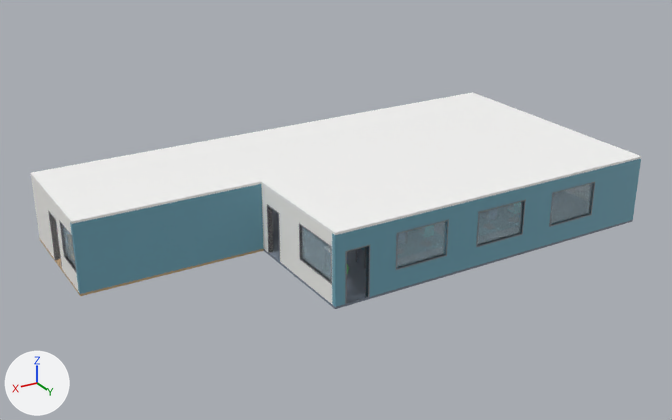
The glTF model compose/demo_floor.glb: old version first, new version second.
Camera for both pictures: a camera (50 mm lens) standing at (32.0, 38.73, 17.37) and looking at (12.37, 6.02, 1.01). The axes (+X, +Y, +Z) are drawn at lower left. The lights are the same throughout. The picture after the commit comes second. Where no turn or scale is listed for an object, it has been applied to the vertices.

Script lines for the objects in view, before the commit:
```python
me_ceiling_001 = bpy.data.meshes.new('Ceiling.001')
me_ceiling_001.from_pydata(...)  # a box spanning x 0.0..8.0, y 0.0..6.0, z 3.0..3.1
me_ceiling_001.materials.append(mat_ceiling_001)  # white #fafaf9
me_frames_n = bpy.data.meshes.new('Frames_N')
me_frames_n.from_pydata(...)  # 132 vertices, 216 faces; spans x 2.75..15.55, y 11.79..12.01, z 0.0..2.45
# faces by material slot: [180, 36]
me_frames_n.materials.append(mat_frame)  # grey #898b90
me_frames_n.materials.append(mat_glass)  # blue #cbe7f3
me_wall_e = bpy.data.meshes.new('Wall_E')
me_wall_e.from_pydata(...)  # 58 vertices, 108 faces; spans x 15.8..16.0, y 0.2..11.8, z 0.0..3.0
me_wall_e.materials.append(mat_wall)  # white #f7f6f2
ob_t00_frames_n = bpy.data.objects.new('T00_Frames_N', me_frames_n)
ob_t00_frames_n.location = (0.0, 0.0, 0.0)
ob_t00_wall_e = bpy.data.objects.new('T00_Wall_E', me_wall_e)
ob_t00_wall_e.location = (0.0, 0.0, 0.0)
ob_t01_ceiling = bpy.data.objects.new('T01_Ceiling', me_ceiling_001)
ob_t01_ceiling.location = (16.0, 0.0, 0.0)
# also in view: 'T00_Frames_E' at (15.9, 6.75, 1.23); 'T00_Wall_N' at (8.0, 11.9, 1.5); 'T01_Wall_N' at (20.0, 5.9, 1.5); 'T00_Ceiling' at (8.0, 6.0, 3.05); 'T00_Floor' at (8.0, 6.0, -0.05)
```
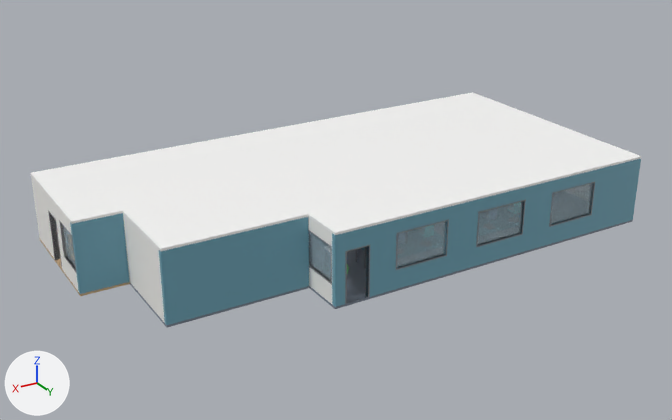
Pixel boxes (x1, y1, x2, y2) of what changed, in the pictures (672 x 420 px):
'T02_Wall_N', added (cyan): after (159, 217, 309, 325)
'T02_Ceiling', added: after (123, 182, 308, 251)
'T02_Wall_E', added: after (125, 216, 165, 323)
'T02_Floor', added: after (130, 283, 309, 327)
'T02_Wall_S', added (mostly hidden): after (123, 214, 131, 283)
'T01_Wall_N', unchanged, covered by the edit: before (70, 184, 264, 294); after (70, 213, 130, 294)
'T00_Wall_E', unchanged, covered by the edit: before (261, 184, 332, 304); after (308, 217, 332, 304)

Patch to the scene script:
```diff
--- a/compose/demo_floor.glb.py
+++ b/compose/demo_floor.glb.py
@@ mat_wall_002 @@
+mat_wall_002 = principled_material('wall.002')
+mat_wall_002.base_color = (0.93, 0.92, 0.89)  # white #f7f6f2
+mat_wall_002.roughness = 0.55
@@ mat_wall_accent_002 @@
+mat_wall_accent_002 = principled_material('wall_accent.002')
+mat_wall_accent_002.base_color = (0.16, 0.38, 0.48)  # cyan #6fa6b8
+mat_wall_accent_002.roughness = 0.55
@@ mat_floor_carpet_001 @@
+mat_floor_carpet_001 = principled_material('floor_carpet.001')
+mat_floor_carpet_001.base_color = (0.2, 0.24, 0.3)  # greyish blue #7c8695
+mat_floor_carpet_001.roughness = 0.55
@@ mat_ceiling_002 @@
+mat_ceiling_002 = principled_material('ceiling.002')
+mat_ceiling_002.base_color = (0.96, 0.96, 0.95)  # white #fafaf9
+mat_ceiling_002.roughness = 0.55
@@ me_wall_s_002 @@
+me_wall_s_002.from_pydata(...)  # 20 vertices, 36 faces; spans x 0.0..6.0, y 0.0..0.2, z 0.0..3.0
+me_wall_s_002.materials.append(mat_wall_002)  # white #f7f6f2
@@ me_wall_n_002 @@
+me_wall_n_002.from_pydata(...)  # a box spanning x 0.0..6.0, y 3.8..4.0, z 0.0..3.0
+me_wall_n_002.materials.append(mat_wall_accent_002)  # cyan #6fa6b8
@@ me_wall_e_002 @@
+me_wall_e_002.from_pydata(...)  # a box spanning x 5.8..6.0, y 0.2..3.8, z 0.0..3.0
+me_wall_e_002.materials.append(mat_wall_002)  # white #f7f6f2
@@ me_floor_002 @@
+me_floor_002.from_pydata(...)  # a box spanning x 0.0..6.0, y 0.0..4.0, z -0.1..0.0
+me_floor_002.materials.append(mat_floor_carpet_001)  # greyish blue #7c8695
@@ me_ceiling_002 @@
+me_ceiling_002.from_pydata(...)  # a box spanning x 0.0..6.0, y 0.0..4.0, z 3.0..3.1
+me_ceiling_002.materials.append(mat_ceiling_002)  # white #fafaf9
@@ ob_t02_wall_s @@
+ob_t02_wall_s = bpy.data.objects.new('T02_Wall_S', me_wall_s_002)
+ob_t02_wall_s.location = (16.0, 6.0, 0.0)
@@ ob_t02_wall_n @@
+ob_t02_wall_n = bpy.data.objects.new('T02_Wall_N', me_wall_n_002)
+ob_t02_wall_n.location = (16.0, 6.0, 0.0)
@@ ob_t02_wall_e @@
+ob_t02_wall_e = bpy.data.objects.new('T02_Wall_E', me_wall_e_002)
+ob_t02_wall_e.location = (16.0, 6.0, 0.0)
@@ ob_t02_floor @@
+ob_t02_floor = bpy.data.objects.new('T02_Floor', me_floor_002)
+ob_t02_floor.location = (16.0, 6.0, 0.0)
@@ ob_t02_ceiling @@
+ob_t02_ceiling = bpy.data.objects.new('T02_Ceiling', me_ceiling_002)
+ob_t02_ceiling.location = (16.0, 6.0, 0.0)
```
